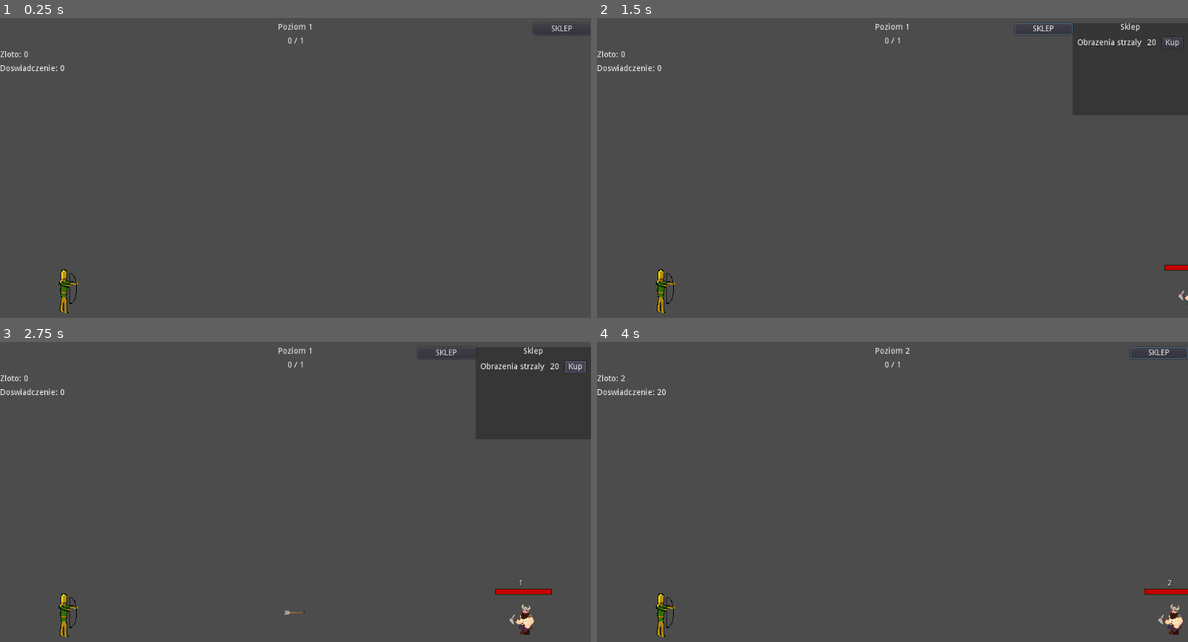
Above: before the commit, frames 1-4 (two rows, left to right).
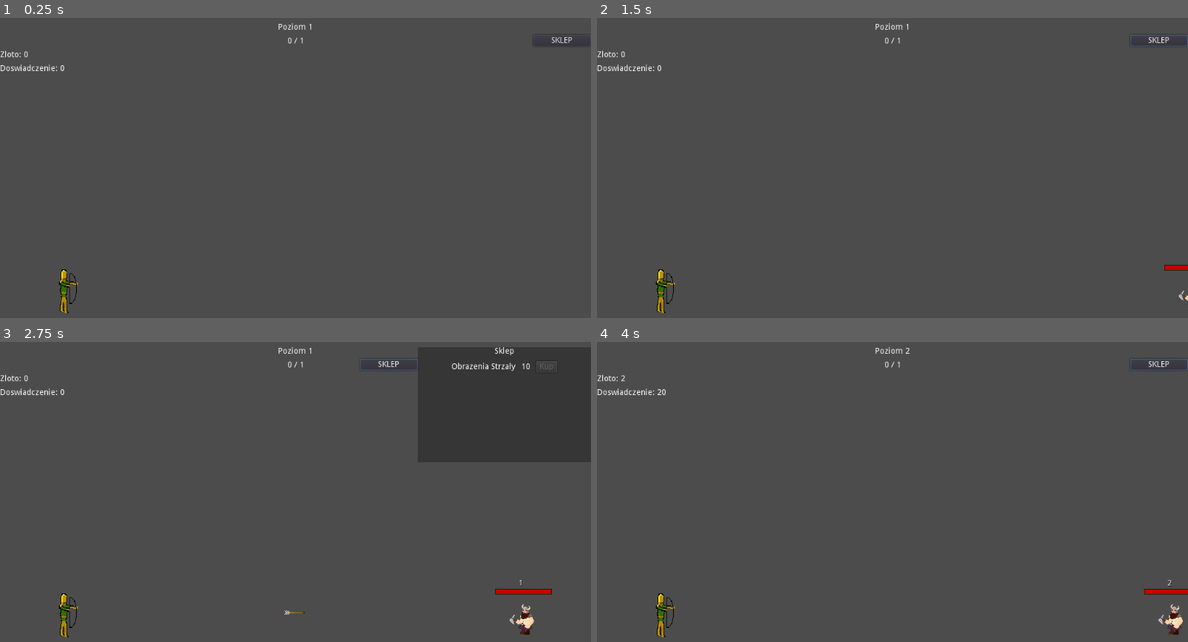
Above: after the commit, the same moments.

Repository: Flying-Octopus-Team/Asterielle
Game: Godot game, scene res://Scenes/World.tscn
Same seed, same stepped clock (60 frames per second), same inputs: the game is played once before the commit and once after it.
Inputs (mouse positions are in pixels of both pictures, inside the frame that each line leads up to):
- Up to frame 1 (0.25 s): no input
- Up to frame 2 (1.5 s): click "SKLEP" at 0.5 s; click "SKLEP" at 1.25 s
- Up to frame 3 (2.75 s): click (573, 366) at 2 s, where only the run before the commit has a clickable "Kup"
- Up to frame 4 (4 s): click (1170, 366) at 2.75 s, where only the run before the commit has a clickable "Kup"; click "SKLEP" at 3.5 s

The runs differ from the first frame. In frame 1, 0.1% of the frame differs, in the area x 90-100%, y 2-10%; in frame 2, 0.4%; in frame 3, 0.5%, in the area x 61-100%, y 1-11%; in frame 4, 0.2%.

Commit message:
Add buing functionality

Diff:
--- /dev/null
+++ b/Scenes/Item.tscn
@@ -0,0 +1,34 @@
+[gd_scene load_steps=2 format=2]
+
+[ext_resource path="res://Scripts/Item.gd" type="Script" id=1]
+
+[node name="Item" type="HBoxContainer"]
+margin_right = 200.0
+margin_bottom = 20.0
+grow_horizontal = 0
+custom_constants/separation = 10
+alignment = 1
+script = ExtResource( 1 )
+price_mod = 0.2
+
+[node name="Name" type="Label" parent="."]
+margin_left = 8.0
+margin_top = 3.0
+margin_right = 119.0
+margin_bottom = 17.0
+text = "Obrazenia strzaly"
+
+[node name="Price" type="Label" parent="."]
+margin_left = 129.0
+margin_top = 3.0
+margin_right = 145.0
+margin_bottom = 17.0
+text = "20"
+
+[node name="BuyBtn" type="Button" parent="."]
+margin_left = 155.0
+margin_right = 191.0
+margin_bottom = 20.0
+disabled = true
+text = "Kup"
+[connection signal="pressed" from="BuyBtn" to="." method="_on_BuyBtn_pressed"]
--- a/Scenes/World.tscn
+++ b/Scenes/World.tscn
@@ -6,6 +6,7 @@
 [ext_resource path="res://Scenes/Elf.tscn" type="PackedScene" id=4]
 [ext_resource path="res://Scenes/DwarvesSpawner.tscn" type="PackedScene" id=5]
 [ext_resource path="res://Scripts/Shop.gd" type="Script" id=6]
+[ext_resource path="res://Scenes/Item.tscn" type="PackedScene" id=7]
 
 [node name="World" type="Node2D"]
 script = ExtResource( 1 )
@@ -38,7 +39,7 @@
 
 [node name="VBoxContainer" type="VBoxContainer" parent="UI/MarginContainer"]
 margin_right = 1025.0
-margin_bottom = 96.0
+margin_bottom = 86.0
 custom_constants/separation = 10
 
 [node name="CenterContainer" type="CenterContainer" parent="UI/MarginContainer/VBoxContainer"]
@@ -63,24 +64,22 @@
 text = "2 / 10"
 
 [node name="MarginContainer" type="MarginContainer" parent="UI/MarginContainer/VBoxContainer"]
-margin_left = 40.0
 margin_top = 48.0
 margin_right = 1025.0
 margin_bottom = 62.0
 
 [node name="GoldLabel" type="Label" parent="UI/MarginContainer/VBoxContainer/MarginContainer"]
-margin_right = 985.0
+margin_right = 1025.0
 margin_bottom = 14.0
 text = "Zloto: 100"
 
 [node name="MarginContainer2" type="MarginContainer" parent="UI/MarginContainer/VBoxContainer"]
-margin_left = 40.0
 margin_top = 72.0
 margin_right = 1025.0
 margin_bottom = 86.0
 
 [node name="XpLabel" type="Label" parent="UI/MarginContainer/VBoxContainer/MarginContainer2"]
-margin_right = 985.0
+margin_right = 1025.0
 margin_bottom = 14.0
 text = "Doswiadczenie: 100"
 
@@ -96,58 +95,41 @@
 anchor_right = 1.0
 anchor_bottom = 1.0
 margin_left = -100.0
-margin_top = 40.0
+margin_top = 60.0
 margin_bottom = 40.0
 text = "SKLEP"
 
-[node name="MarginContainer" type="MarginContainer" parent="UI/Shop"]
+[node name="ShopPanel" type="MarginContainer" parent="UI/Shop"]
 anchor_right = 1.0
 anchor_bottom = 1.0
 margin_top = 40.0
-margin_right = 200.0
-margin_bottom = 200.0
+margin_right = 300.0
+margin_bottom = 240.0
 
-[node name="ColorRect" type="ColorRect" parent="UI/Shop/MarginContainer"]
-margin_right = 200.0
+[node name="ColorRect" type="ColorRect" parent="UI/Shop/ShopPanel"]
+margin_right = 300.0
 margin_bottom = 200.0
 color = Color( 0, 0, 0, 0.286275 )
 
-[node name="VBoxContainer" type="VBoxContainer" parent="UI/Shop/MarginContainer"]
-margin_right = 200.0
-margin_bottom = 160.0
+[node name="VBoxContainer" type="VBoxContainer" parent="UI/Shop/ShopPanel"]
+margin_right = 300.0
+margin_bottom = 200.0
 custom_constants/separation = 10
 
-[node name="ShopLabel" type="Label" parent="UI/Shop/MarginContainer/VBoxContainer"]
-margin_right = 200.0
+[node name="ShopLabel" type="Label" parent="UI/Shop/ShopPanel/VBoxContainer"]
+margin_right = 300.0
 margin_bottom = 14.0
 text = "Sklep"
 align = 1
 
-[node name="Item" type="HBoxContainer" parent="UI/Shop/MarginContainer/VBoxContainer"]
+[node name="Items" type="VBoxContainer" parent="UI/Shop/ShopPanel/VBoxContainer"]
 margin_top = 24.0
-margin_right = 200.0
+margin_right = 300.0
 margin_bottom = 44.0
-grow_horizontal = 0
-custom_constants/separation = 10
-alignment = 1
 
-[node name="Name" type="Label" parent="UI/Shop/MarginContainer/VBoxContainer/Item"]
-margin_left = 8.0
-margin_top = 3.0
-margin_right = 119.0
-margin_bottom = 17.0
-text = "Obrazenia strzaly"
-
-[node name="Price" type="Label" parent="UI/Shop/MarginContainer/VBoxContainer/Item"]
-margin_left = 129.0
-margin_top = 3.0
-margin_right = 145.0
-margin_bottom = 17.0
-text = "20"
-
-[node name="ArrowDmgBuyBtn" type="Button" parent="UI/Shop/MarginContainer/VBoxContainer/Item"]
-margin_left = 155.0
-margin_right = 191.0
-margin_bottom = 20.0
-text = "Kup"
+[node name="ArrowDmgItem" parent="UI/Shop/ShopPanel/VBoxContainer/Items" instance=ExtResource( 7 )]
+margin_right = 300.0
+item_name = "Obrazenia Strzaly"
+price = 10.0
 [connection signal="pressed" from="UI/Shop/ShopOpenCloseBtn" to="UI/Shop" method="_on_ShopOpenCloseBtn_pressed"]
+[connection signal="bought" from="UI/Shop/ShopPanel/VBoxContainer/Items/ArrowDmgItem" to="UI/Shop" method="_on_ArrowDmgItem_bought"]
--- a/Scripts/Arrow.gd
+++ b/Scripts/Arrow.gd
@@ -1,8 +1,9 @@
 extends KinematicBody2D
 
-var velocity
-export(float) var force
 export(float) var gravity
+export(float) var damage
+
+var velocity : Vector2
 
 func _physics_process(delta):
 	velocity.y += gravity * delta
--- a/Scripts/Boss.gd
+++ b/Scripts/Boss.gd
@@ -38,7 +38,7 @@
 	var arrow = collision.collider
 	arrow.queue_free()
 
-	hp -= arrow.force
+	hp -= arrow.damage
 	if hp <= 0:
 		emit_signal("died")
 		queue_free()
--- a/Scripts/Dwarf.gd
+++ b/Scripts/Dwarf.gd
@@ -34,7 +34,7 @@
 	var arrow = collision.collider
 	arrow.queue_free()
 
-	hp -= arrow.force
+	hp -= arrow.damage
 	if hp <= 0:
 		emit_signal("died")
 		queue_free()
--- a/Scripts/Elf.gd
+++ b/Scripts/Elf.gd
@@ -2,6 +2,7 @@
 
 export(float) var min_arrow_speed;
 export(float) var next_arrow_wait_time
+export(float) var arrow_damage = 1.0
 
 var fire_point : Node2D
 var Arrow = load("res://Scenes/Arrow.tscn")
@@ -38,6 +39,7 @@
 	get_parent().add_child(arrow);
 	arrow.global_position = fire_point.global_position
 	arrow.velocity = Vector2(force, 0)
+	arrow.damage = arrow_damage
 
 func restart_arrow_timer():
 	next_arrow_timer = next_arrow_wait_time
--- a/Scripts/GameData.gd
+++ b/Scripts/GameData.gd
@@ -1,4 +1,6 @@
 extends Node
+
+signal gold_changed
 
 var gold : float = 0.0
 var xp : float = 0.0
@@ -31,6 +33,7 @@
 
 func add_gold(additional_gold):
 	gold += additional_gold
+	emit_signal("gold_changed")
 	update_gold_label()
 
 func add_xp(additional_xp):
--- /dev/null
+++ b/Scripts/Item.gd
@@ -0,0 +1,24 @@
+extends HBoxContainer
+
+signal bought
+
+export(String) var item_name
+export(float) var price
+export(float) var price_mod
+
+onready var game_data = get_tree().get_current_scene().find_node("GameData")
+
+func _ready():
+	$Name.text = item_name
+	update_price_label()
+
+func _on_BuyBtn_pressed():
+	var old_price = price
+	price += price * price_mod
+	price = round(price * 100) * 0.01
+	update_price_label()
+	game_data.add_gold(-old_price)
+	emit_signal("bought")
+
+func update_price_label():
+	$Price.text = str(price)
--- a/Scripts/Shop.gd
+++ b/Scripts/Shop.gd
@@ -2,13 +2,31 @@
 
 var opened : bool = false
 
+onready var root_node = get_tree().get_current_scene()
+onready var game_data = root_node.find_node("GameData")
+onready var elf = root_node.find_node("Elf")
+
 func _ready():
+	game_data.connect("gold_changed", self, "on_Gold_changed")
 	pass
 
+func on_Gold_changed():
+	var items_list = find_node("Items")
+
+	for i in range(items_list.get_child_count()):
+		var item = items_list.get_child(i)
+		var price = float(item.get_node("Price").text)
+		item.find_node("*BuyBtn").set_disabled(price > game_data.gold)
+
 func _on_ShopOpenCloseBtn_pressed():
+	var screen_width = get_viewport_rect().size.x
 	if opened:
-		rect_position.x = 824
+		rect_position.x = screen_width
 		opened = false
 	else:
-		rect_position.x = 1024
+		rect_position.x = screen_width - $ShopPanel.rect_size.x
 		opened = true
+
+func _on_ArrowDmgItem_bought():
+	elf.arrow_damage *= 1.2
+	elf.arrow_damage = round(elf.arrow_damage * 100) * 0.01
Not shown: 1 places in Scenes/World.tscn that only renumber resources
